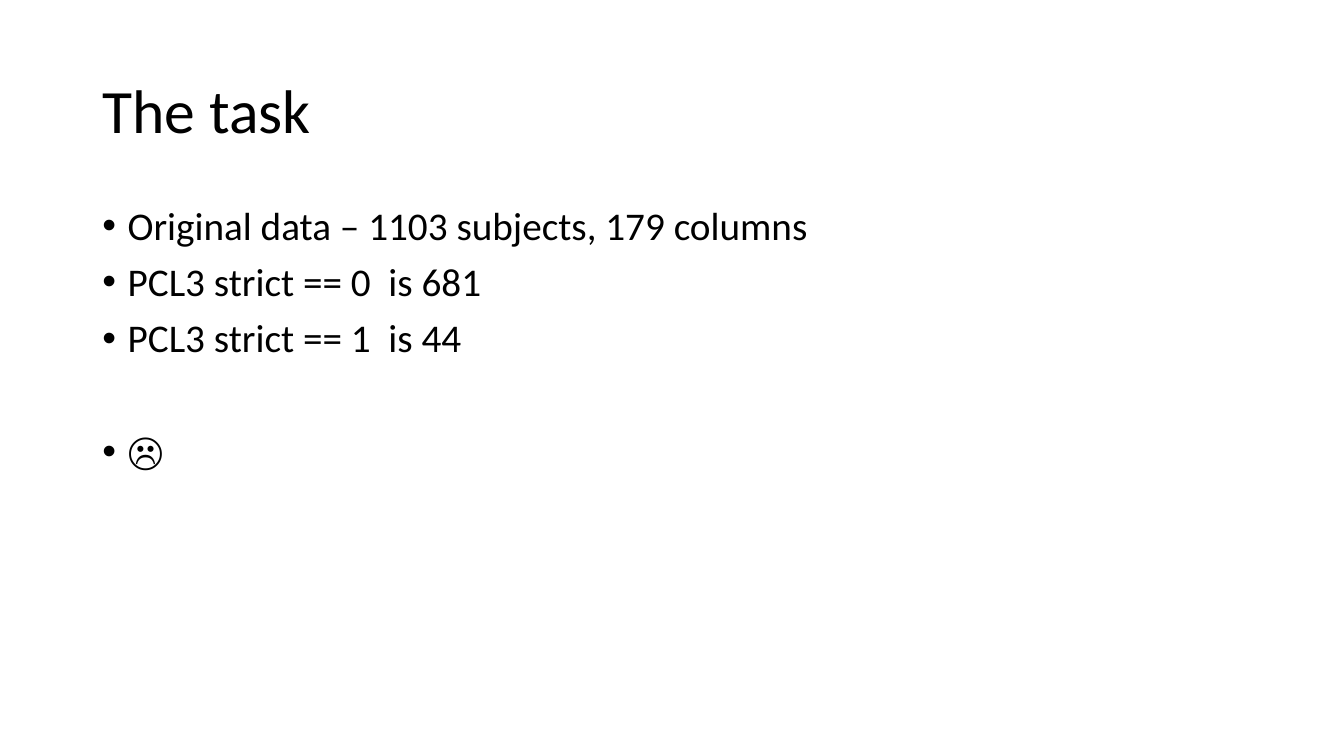
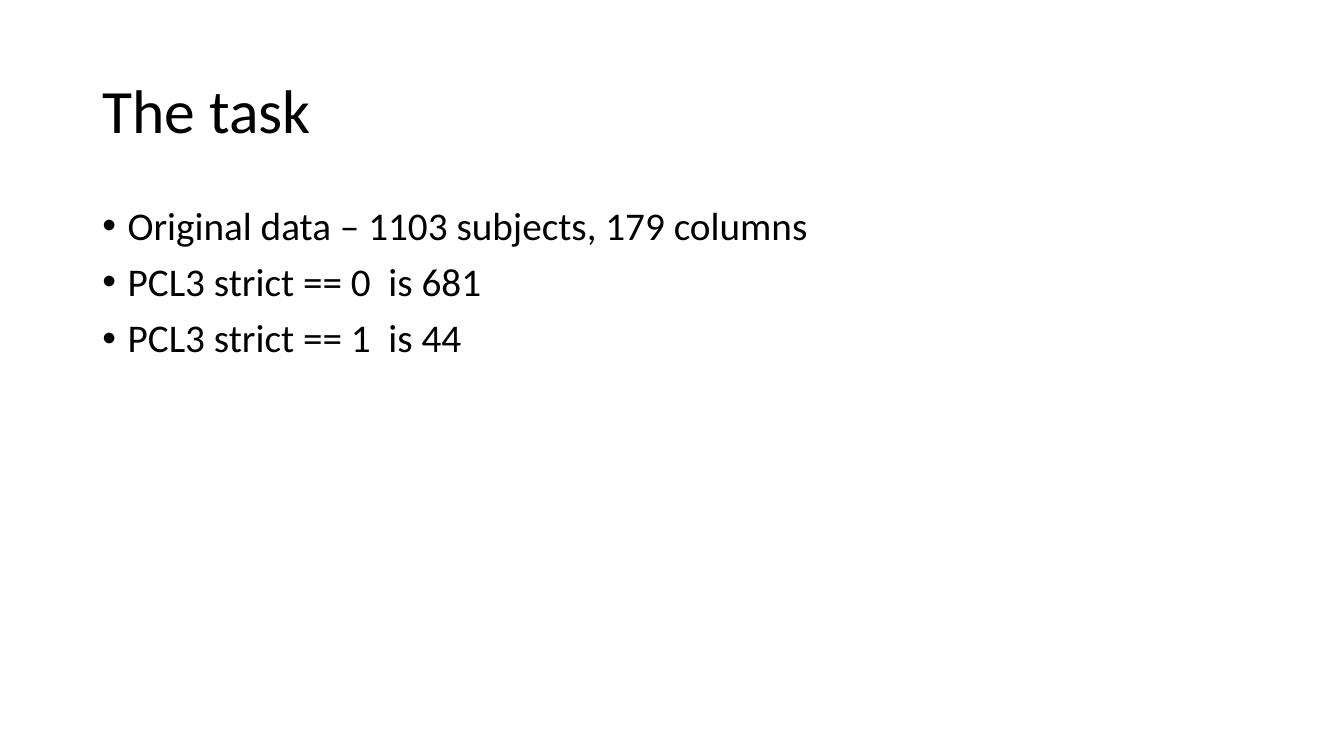
Before and after one commit to nogur9/PTSD, a slide deck: slide 2 of yaron/Social Anxiety classifier.pptx. Drawn at 1344x756 pixels with LibreOffice and Linux fonts; fonts in the diff are those of the drawing. Boxes give left, top, right and bottom in pixels: in the first picture for what was removed or moved away, otherwise in the second. Text is boxed around its words. In the diff, an @@ line names an element or a change of style, - is before the commit and + after.

```diff
--- a/yaron/Social Anxiety classifier.pptx
+++ b/yaron/Social Anxiety classifier.pptx
@@ text at (128,212,808,353): paragraph removed @@
-• ☹
```
Also in this commit, not shown: 10 other slides changed, 5 slides added, 2 slides removed, 6 other files.
